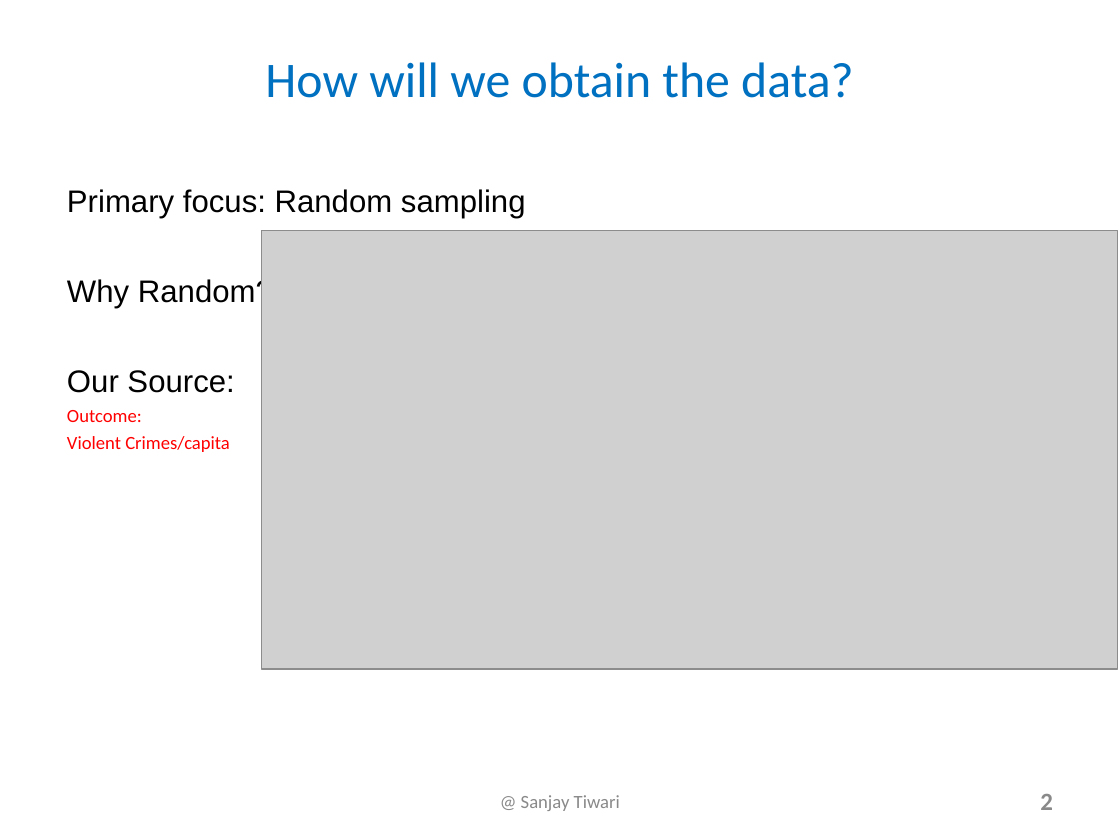
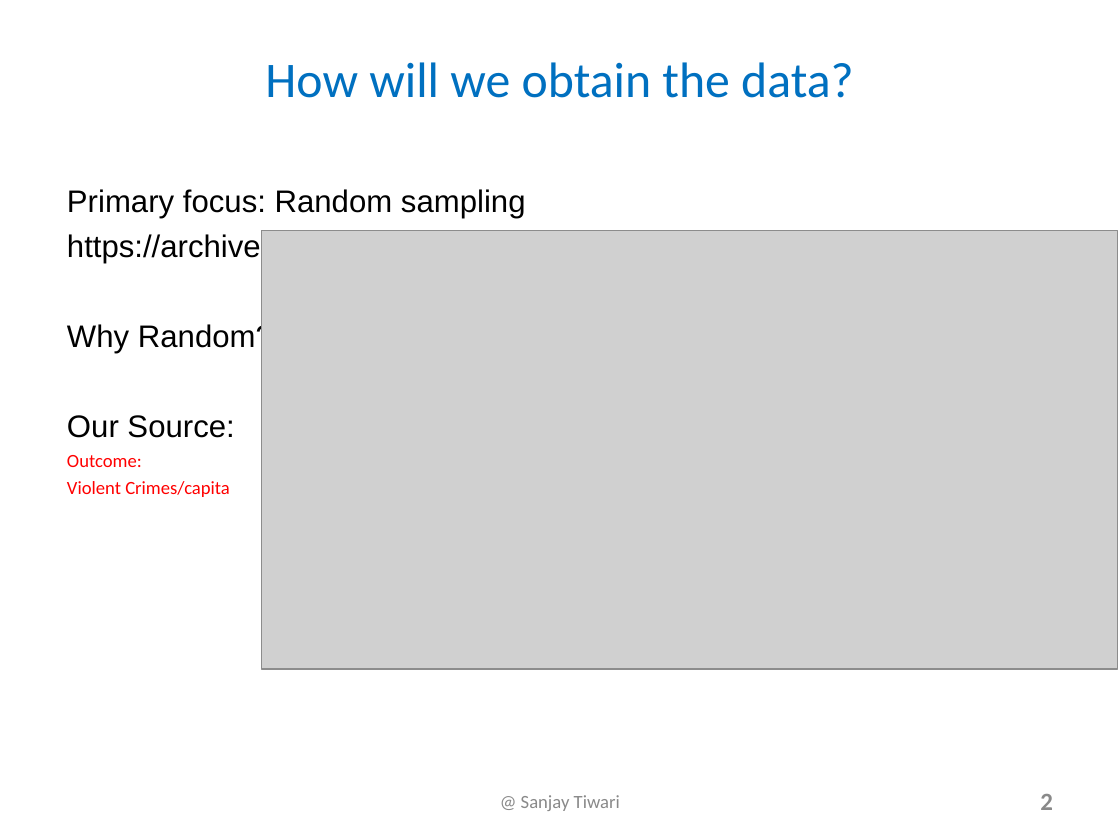
Before and after one commit to stiwarih/E-150-Grad, a slide deck: slide 2 of data-sets/final/SanjayTiwari-Grad-IV.ppt. Drawn at 1120x840 pixels with LibreOffice and Linux fonts; fonts in the diff are those of the drawing; grey boxes stand for pictures. Boxes give left, top, right and bottom in pixels: in the first picture for what was removed or moved away, otherwise in the second. Text is boxed around its words. In the diff, an @@ line names an element or a change of style, - is before the commit and + after.

```diff
--- a/data-sets/final/SanjayTiwari-Grad-IV.ppt
+++ b/data-sets/final/SanjayTiwari-Grad-IV.ppt
@@ text at (67,232,932,263): paragraph added @@
+https://archive.ics.uci.edu/ml/datasets/communities+and+crime
```
Also in this commit, not shown: 1 other slide changed, 2 other files.
